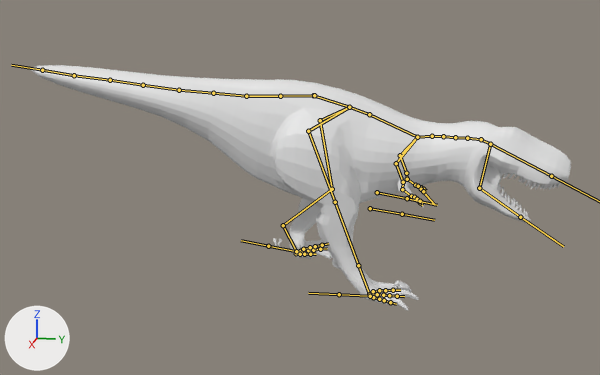
The FBX model Assets/dinodino.fbx as it was, and as the next commit left it.
Rendered twice from a 50 mm lens placed at (21.61, 5.12, 5.07), pointed at (0.0, 0.8, -0.33). The lights are fixed; the arrows at lower left show +X, +Y and +Z. Both versions are drawn at frame 32 of the action 'Armature|Scream'; the numbers are the values there. The bones that bend it are drawn over the model as lines.
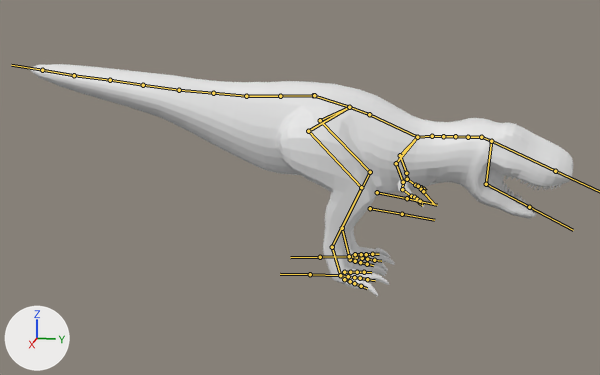
Where the change shows, as pixel boxes (x1, y1, x2, y2) in the pictures (600 x 375 px):
'Cube.056', posed: before (29, 65, 571, 311); after (27, 64, 573, 296)
bone 'Bone.005', root to tip: before (443, 136) to (455, 137); after (443, 136) to (455, 136)
bone 'leg.L.002', root to tip: before (320, 120) to (332, 189); after (320, 120) to (370, 172)
bone 'leg.L.003', root to tip: before (332, 189) to (283, 225); after (370, 172) to (342, 228)
bone 'leg.L.004', root to tip: before (283, 225) to (296, 251); after (342, 228) to (349, 256)
bone 'leg.R.002', root to tip: before (308, 131) to (335, 202); after (308, 131) to (361, 187)
bone 'leg.R.003', root to tip: before (335, 202) to (358, 265); after (361, 187) to (332, 247)
bone 'leg.R.004', root to tip: before (358, 265) to (369, 294); after (332, 247) to (340, 275)

What changed in the scene script:
```text
Change bone_bone_005:
    where bone_bone_005 = bpy.data.objects['Armature'].pose.bones['Bone.005']  # child of 'Bone.004'
    bone_bone_005.rotation_quaternion: (0.975, 0.012, -0.219, 0.03) -> (1.0, 0.0, 0.0, 0.0)  # degrees (1, -25, 3) -> degrees (0, 0, 0)
Change bone_leg_l_002:
    where bone_leg_l_002 = bpy.data.objects['Armature'].pose.bones['leg.L.002']  # child of 'leg.L.1'
    bone_leg_l_002.rotation_quaternion: (0.989, -0.147, -0.007, 0.018) -> (0.987, 0.158, -0.016, 0.012)  # degrees (-17, -1, 2) -> degrees (18, -2, 1)
Change bone_leg_l_003:
    where bone_leg_l_003 = bpy.data.objects['Armature'].pose.bones['leg.L.003']  # child of 'leg.L.002'
    bone_leg_l_003.rotation_quaternion: (0.997, -0.076, 0.006, -0.004) -> (0.989, -0.15, 0.004, -0.002)  # degrees (-9, 1, 0) -> degrees (-17, 0, 0)
Change bone_leg_l_004:
    where bone_leg_l_004 = bpy.data.objects['Armature'].pose.bones['leg.L.004']  # child of 'leg.L.003'
    bone_leg_l_004.rotation_quaternion: (0.918, 0.386, 0.075, -0.048) -> (0.999, 0.035, 0.0, -0.011)  # degrees (45, 10, -2) -> degrees (4, 0, -1)
Change bone_leg_r_002:
    where bone_leg_r_002 = bpy.data.objects['Armature'].pose.bones['leg.R.002']  # child of 'leg.R.1'
    bone_leg_r_002.rotation_quaternion: (0.998, -0.052, 0.024, 0.004) -> (0.987, 0.158, 0.017, -0.012)  # degrees (-6, 3, 0) -> degrees (18, 2, -1)
Change bone_leg_r_003:
    where bone_leg_r_003 = bpy.data.objects['Armature'].pose.bones['leg.R.003']  # child of 'leg.R.002'
    bone_leg_r_003.rotation_quaternion: (0.899, 0.439, 0.003, 0.002) -> (0.989, -0.15, -0.004, 0.002)  # degrees (52, 0, 0) -> degrees (-17, 0, 0)
Change bone_leg_r_004:
    where bone_leg_r_004 = bpy.data.objects['Armature'].pose.bones['leg.R.004']  # child of 'leg.R.003'
    bone_leg_r_004.rotation_quaternion: (0.952, -0.305, 0.003, -0.037) -> (0.999, 0.035, 0.0, 0.011)  # degrees (-36, -1, -4) -> degrees (4, 0, 1)
```
